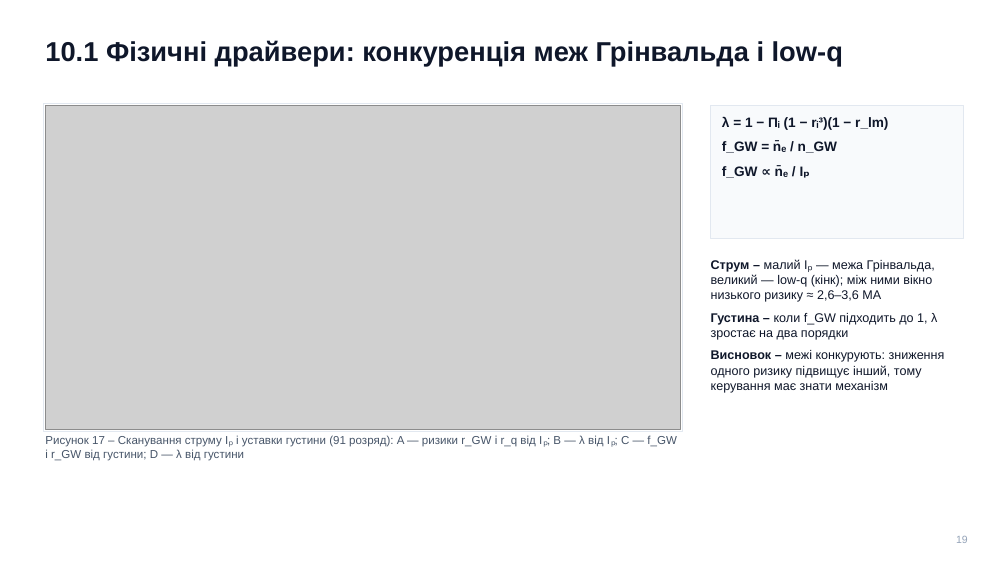
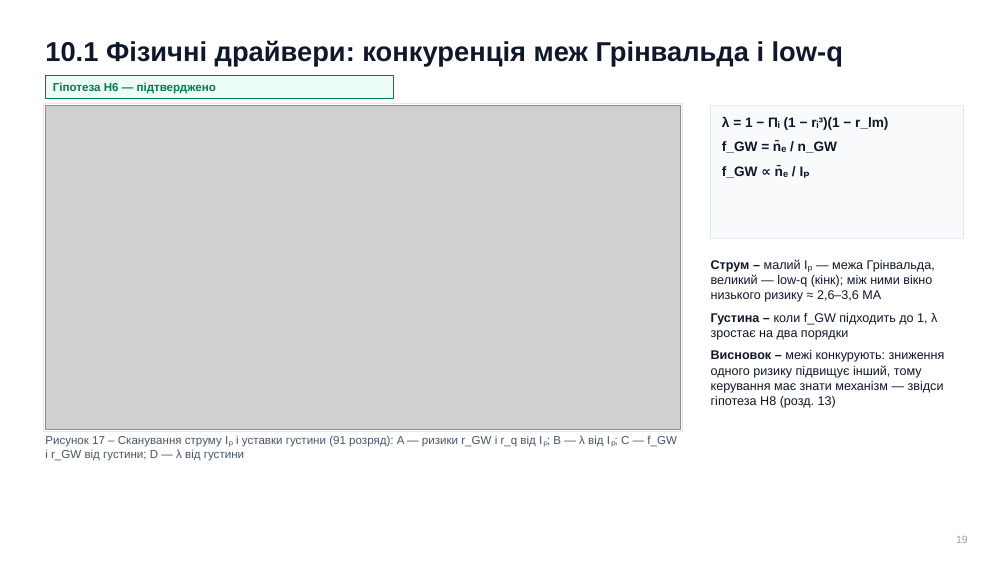
Before and after one commit to llllenah/plasma-disruption-prediction, a slide deck: slide 19 of docs/presentation.pptx. Drawn at 1008x567 pixels with LibreOffice and Linux fonts; fonts in the diff are those of the drawing; grey boxes stand for pictures. Boxes give left, top, right and bottom in pixels: in the first picture for what was removed or moved away, otherwise in the second. Text is boxed around its words. In the diff, an @@ line names an element or a change of style, - is before the commit and + after.

```diff
--- a/docs/presentation.pptx
+++ b/docs/presentation.pptx
@@ rectangle added at [45, 76, 393, 98], fill #ECFDF5, outline #047857 0.75 pt @@
@@ text added at [53, 82, 216, 94], 11 pt, text #047857, bold @@
+Гіпотеза H6 — підтверджено
@@ text at [711, 350, 945, 408]: text changed @@
-Висновок – межі конкурують: зниження одного ризику підвищує інший, тому керування має знати механізм
+Висновок – межі конкурують: зниження одного ризику підвищує інший, тому керування має знати механізм — звідси гіпотеза H8 (розд. 13)
```
Also in this commit, not shown: 7 other slides changed, 1 other file.
